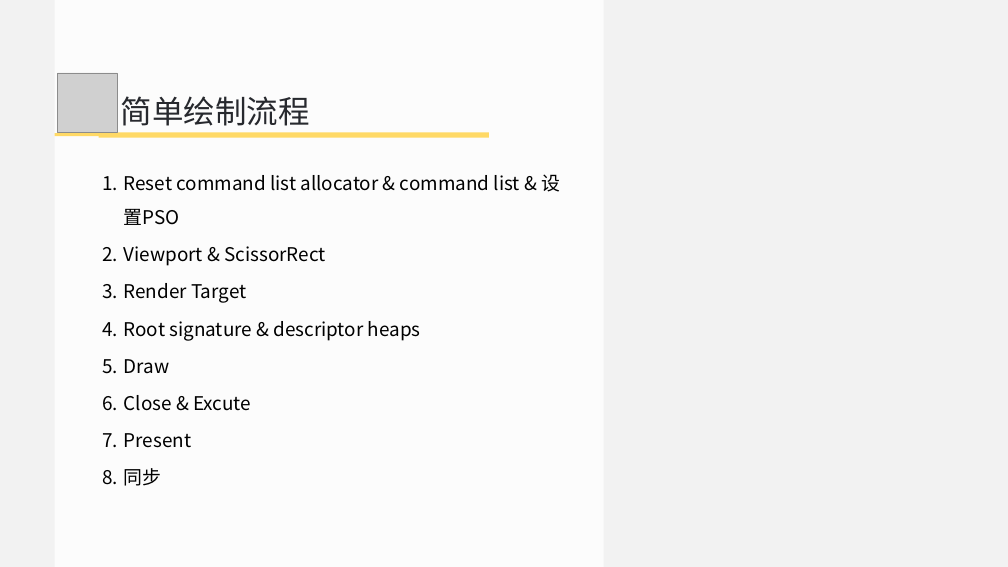
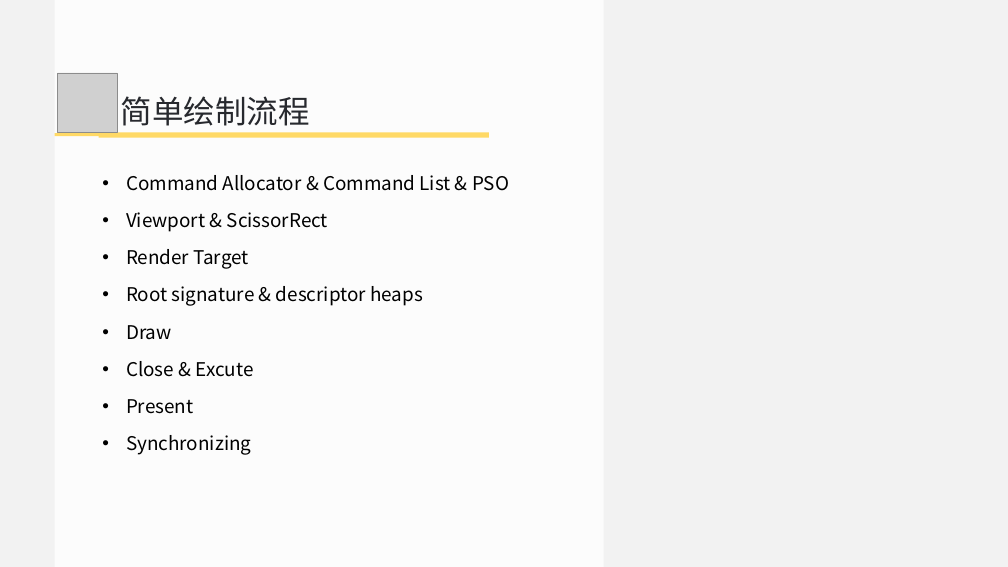
Before and after one commit to doomlover/KSGameEngineTutorials, a slide deck: slide 33 of PPTs/03.深入DX12绘制一.pptx (slide 32 before the commit). Drawn at 1008x567 pixels with LibreOffice and Linux fonts; fonts in the diff are those of the drawing; grey boxes stand for pictures. Boxes give left, top, right and bottom in pixels: in the first picture for what was removed or moved away, otherwise in the second. Text is boxed around its words. In the diff, an @@ line names an element or a change of style, - is before the commit and + after.

```diff
--- a/PPTs/03.深入DX12绘制一.pptx
+++ b/PPTs/03.深入DX12绘制一.pptx
@@ text at (x1=126, y1=175, x2=509, y2=191): text changed @@
-1. Reset command list allocator & command list & 设置PSO
+• Command Allocator & Command List & PSO
@@ text at (x1=126, y1=212, x2=423, y2=414): bullet 1. to • @@
@@ text at (x1=126, y1=435, x2=251, y2=455): text changed @@
-8. 同步
+• Synchronizing
```
Also in this commit, not shown: 28 other slides changed, 1 slide added.
